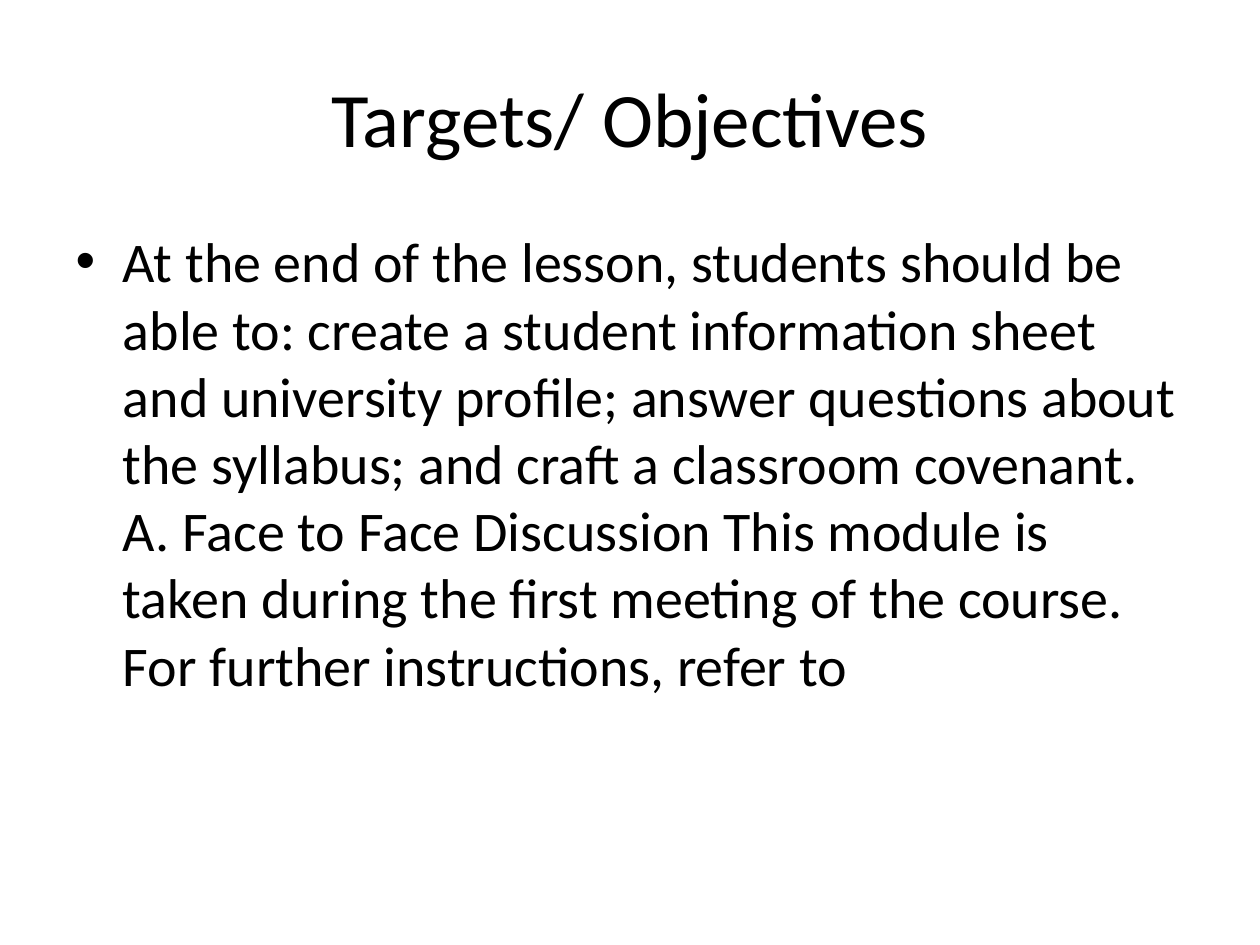
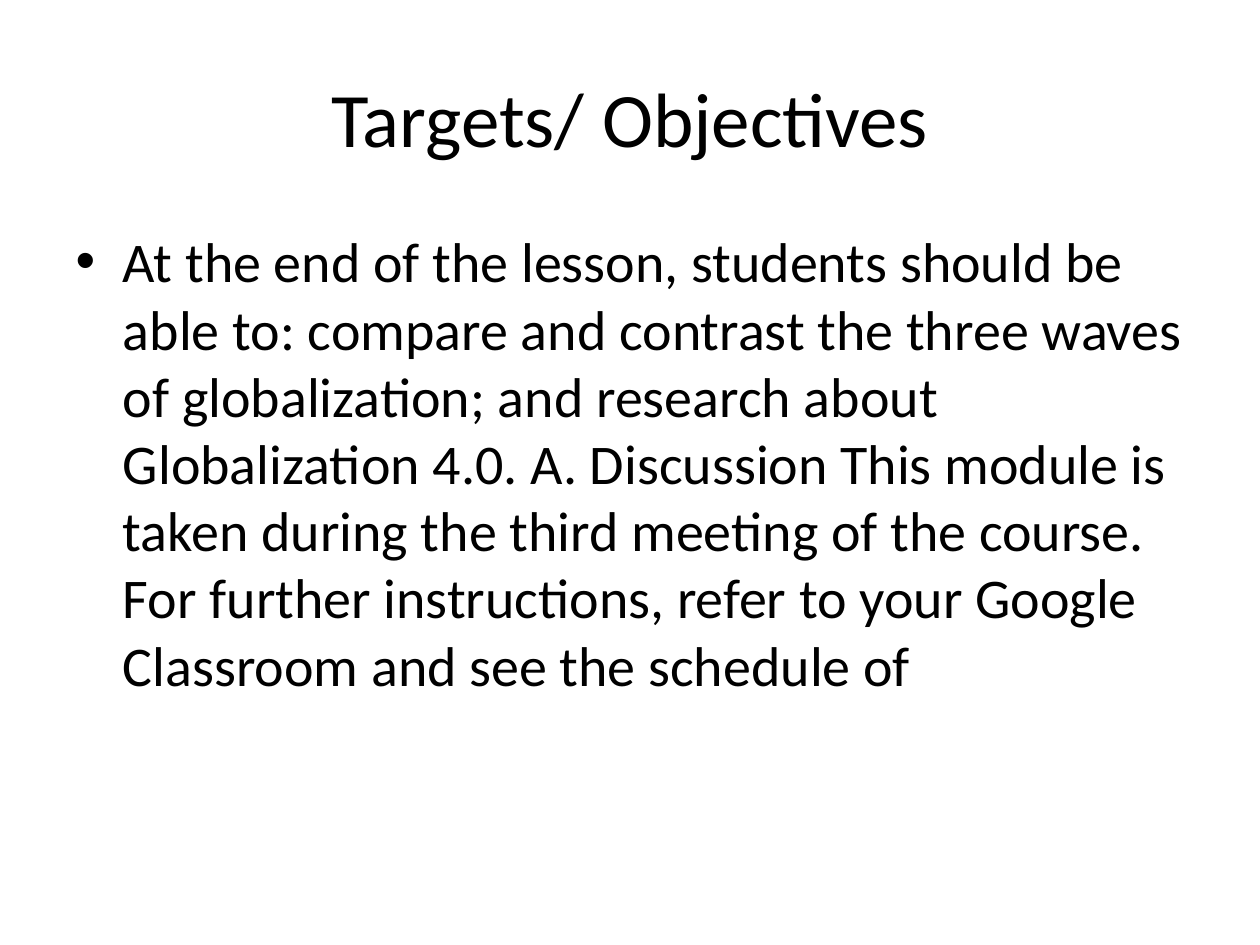
Before and after one commit to ReiJ0J0/PresentFlow_UI, a slide deck: slide 8 of generated/generated_presentation.pptx (slide 7 before the commit). Drawn at 1260x945 pixels with LibreOffice and Linux fonts; fonts in the diff are those of the drawing. Boxes give left, top, right and bottom in pixels: in the first picture for what was removed or moved away, otherwise in the second. Text is boxed around its words. In the diff, an @@ line names an element or a change of style, - is before the commit and + after.

```diff
--- a/generated/generated_presentation.pptx
+++ b/generated/generated_presentation.pptx
@@ text at bbox=[123, 243, 1182, 687]: text changed @@
-• At the end of the lesson, students should be able to: create a student information sheet and university profile; answer questions about the syllabus; and craft a classroom covenant. A. Face to Face Discussion This module is taken during the first meeting of the course. For further instructions, refer to
+• At the end of the lesson, students should be able to: compare and contrast the three waves of globalization; and research about Globalization 4.0. A. Discussion This module is taken during the third meeting of the course. For further instructions, refer to your Google Classroom and see the schedule of
```
Also in this commit, not shown: 11 other slides changed, 39 slides added, 38 slides removed, 4 other files.
